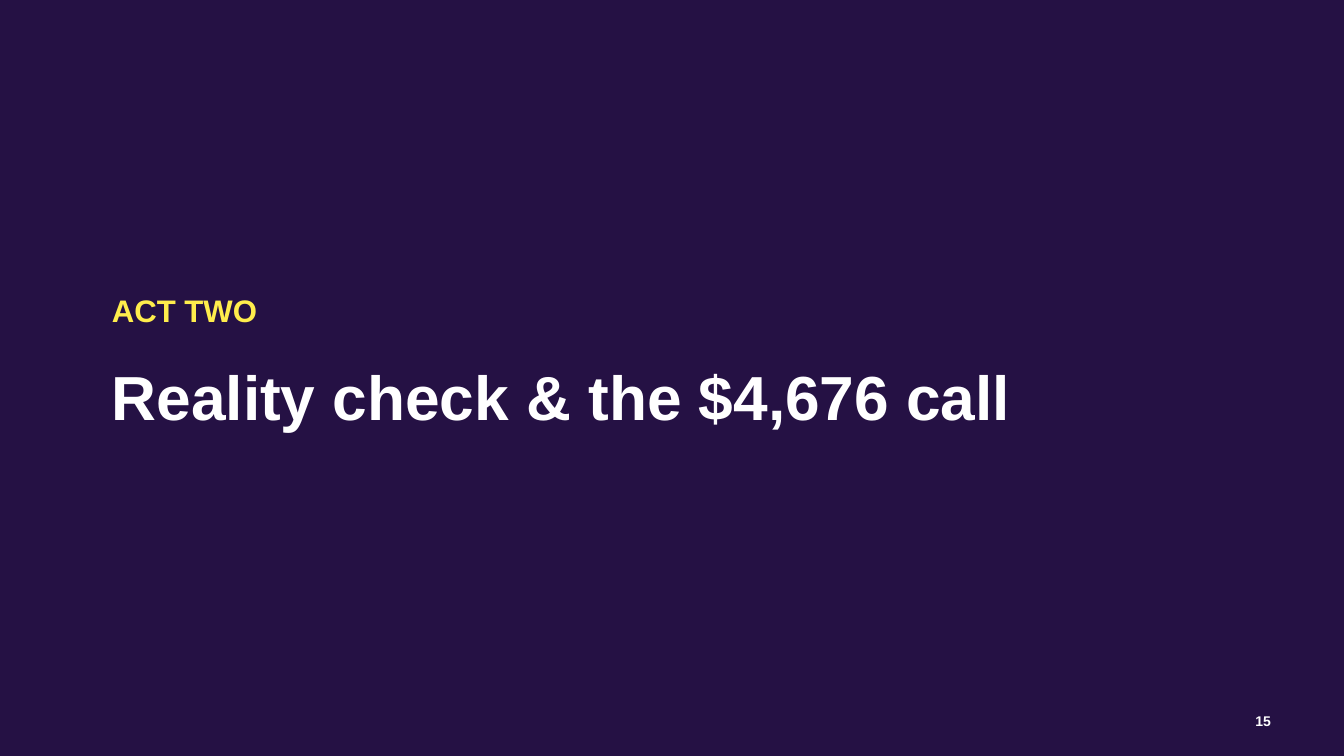
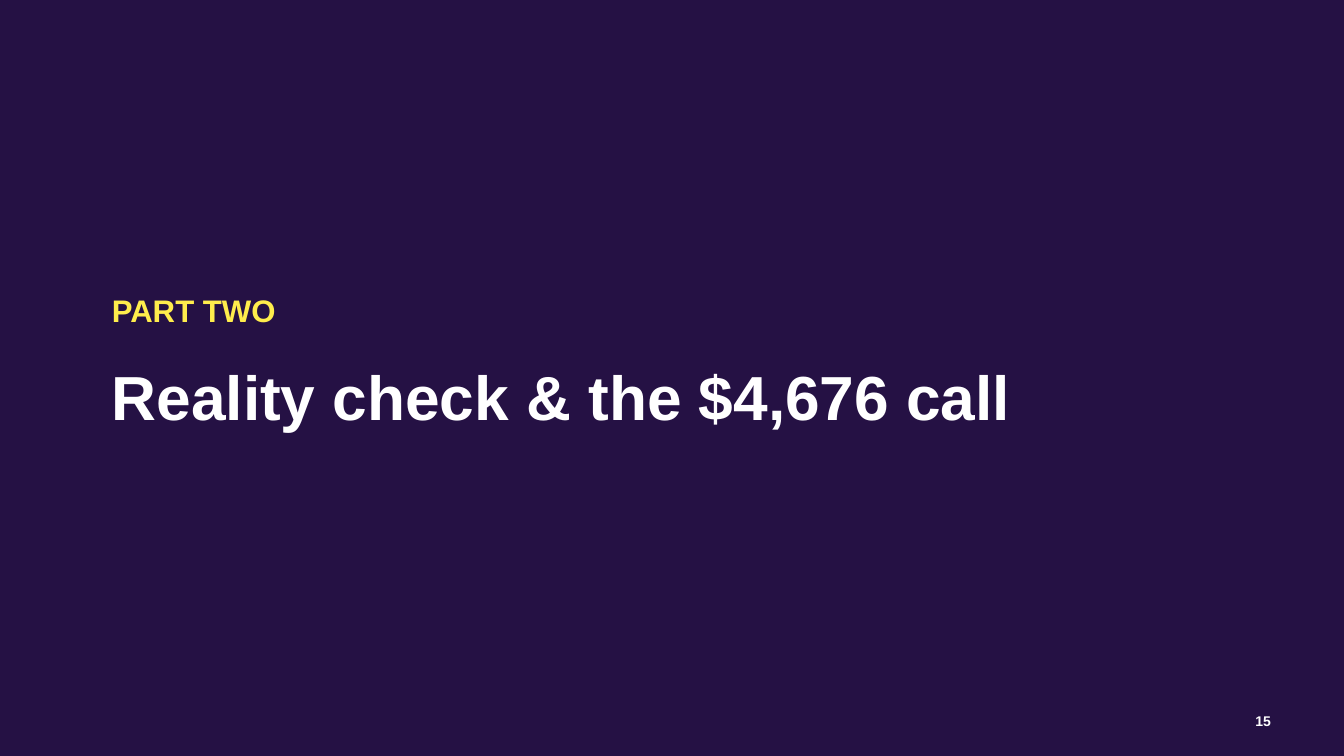
Before and after one commit to jconnolly/local-llm-pi5, a slide deck: slide 15 of local-llm-datasociety.pptx. Drawn at 1344x756 pixels with LibreOffice and Linux fonts; fonts in the diff are those of the drawing; background and template pictures are left out. Boxes give left, top, right and bottom in pixels: in the first picture for what was removed or moved away, otherwise in the second. Text is boxed around its words. In the diff, an @@ line names an element or a change of style, - is before the commit and + after.

```diff
--- a/local-llm-datasociety.pptx
+++ b/local-llm-datasociety.pptx
@@ text at (x1=112, y1=300, x2=276, y2=323): text changed @@
-ACT TWO
+PART TWO
```
Also in this commit, not shown: 8 other slides changed, 4 other files.
